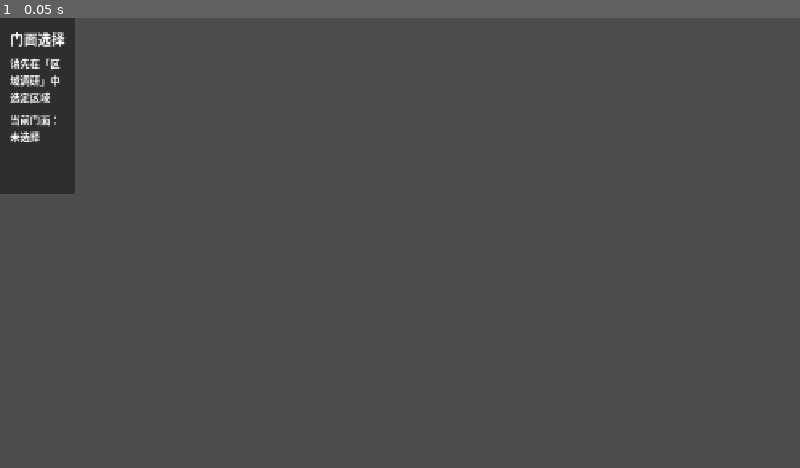
Above: before the commit, frame 1.
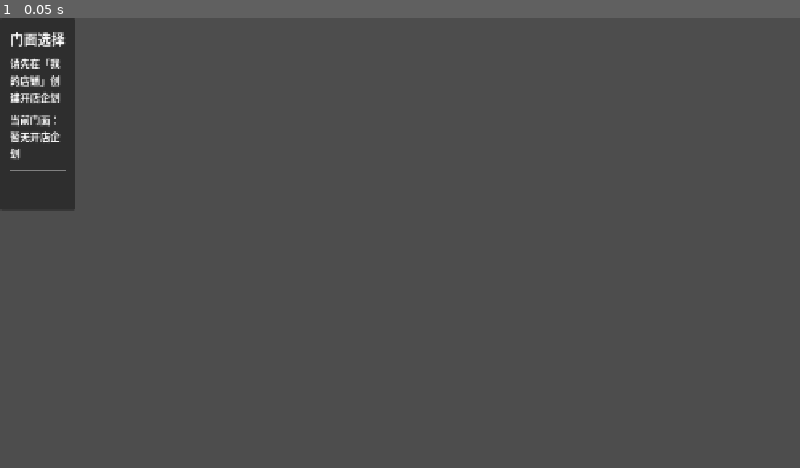
Above: after the commit, the same moment.

Repository: UnderGunfire666/startup
Game: Godot game, scene res://scenes/panels/StorefrontPanel.tscn
Same seed, same stepped clock (60 frames per second), same inputs: the game is played once before the commit and once after it. This scene is started directly instead of the project's main scene.
Inputs:
- Up to frame 1 (0.05 s): no input

The runs differ from the first frame. In frame 1, 0.7% of the frame differs, in the area x 0-10%, y 8-43%.
Error before the commit: Invalid access to property or key 'selected_region_id' on a base object of type 'Nil'. (res://scenes/panels/StorefrontPanel.gd:20)

Commit message:
fix: align storefront selection UI with diligence contract

Diff:
--- a/scenes/panels/StorefrontPanel.gd
+++ b/scenes/panels/StorefrontPanel.gd
@@ -16,7 +16,13 @@
 	_clear_cards()
 	status_label.text = ""
 
-	var state := GameManager.store_state
+	var state: Store = GameManager.store_state
+	if state == null:
+		region_hint_label.text = "请先在「我的店铺」创建开店企划"
+		region_hint_label.visible = true
+		current_label.text = "当前门面：暂无开店企划"
+		return
+
 	var region := GameManager.get_region(state.selected_region_id)
 
 	if region == null:
@@ -50,8 +56,9 @@
 
 
 func _build_storefront_card(sf: StorefrontData) -> Control:
-	var state := GameManager.store_state
-	var is_current := state.selected_storefront_id == sf.id
+	var state: Store = GameManager.store_state
+	var is_current := state != null and state.selected_storefront_id == sf.id
+	var diligence := GameManager.get_storefront_diligence(sf.id)
 
 	var card := VBoxContainer.new()
 	card.size_flags_horizontal = Control.SIZE_EXPAND_FILL
@@ -83,6 +90,16 @@
 	cat_info.autowrap_mode = TextServer.AUTOWRAP_WORD_SMART
 	card.add_child(cat_info)
 
+	var diligence_info := Label.new()
+	var diligence_text := {
+		"not_viewed": "未完成初步看铺",
+		"initial_viewing": "已初步看铺，待完整尽调",
+		"full_diligence": "已完成完整尽调，可选定",
+	}.get(diligence, "未知尽调状态")
+	diligence_info.text = "尽调状态：%s" % diligence_text
+	diligence_info.autowrap_mode = TextServer.AUTOWRAP_WORD_SMART
+	card.add_child(diligence_info)
+
 	if sf.notes != "":
 		var notes_info := Label.new()
 		notes_info.text = "备注：%s" % sf.notes
@@ -93,8 +110,11 @@
 	if is_current:
 		select_button.text = "当前已选定"
 		select_button.disabled = true
-	elif state.is_open:
+	elif state != null and state.is_open:
 		select_button.text = "门店已开业，无法更换"
+		select_button.disabled = true
+	elif diligence != "full_diligence":
+		select_button.text = "完成完整尽调后可选定"
 		select_button.disabled = true
 	else:
 		select_button.text = "选定此门面"
